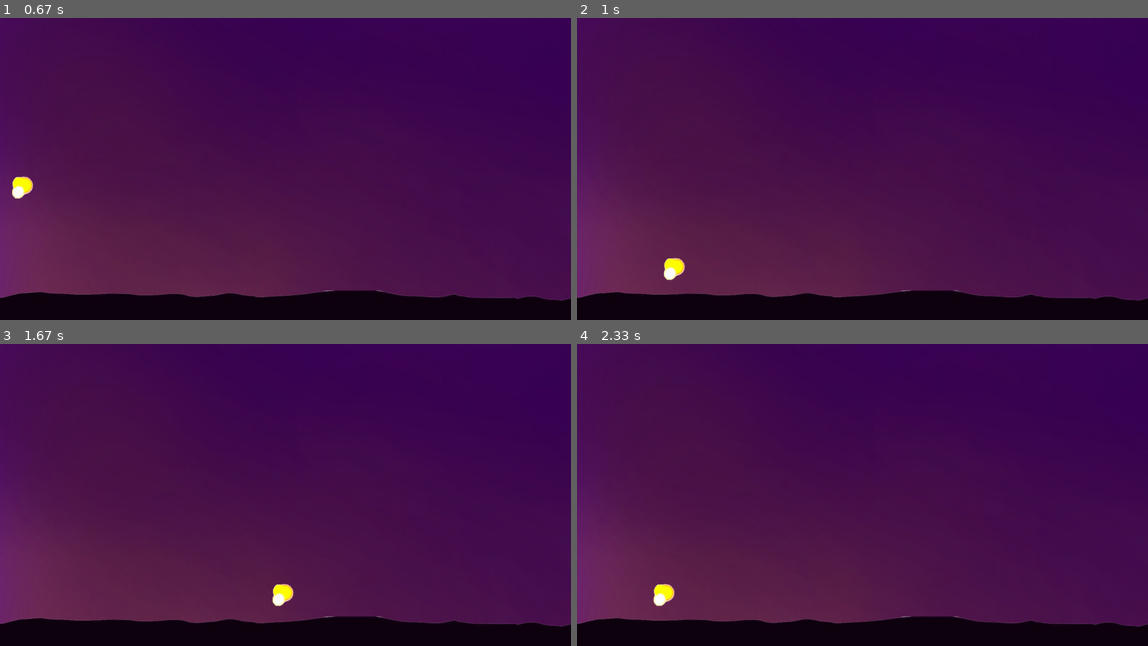
Above: before the commit, frames 1-4 (two rows, left to right).
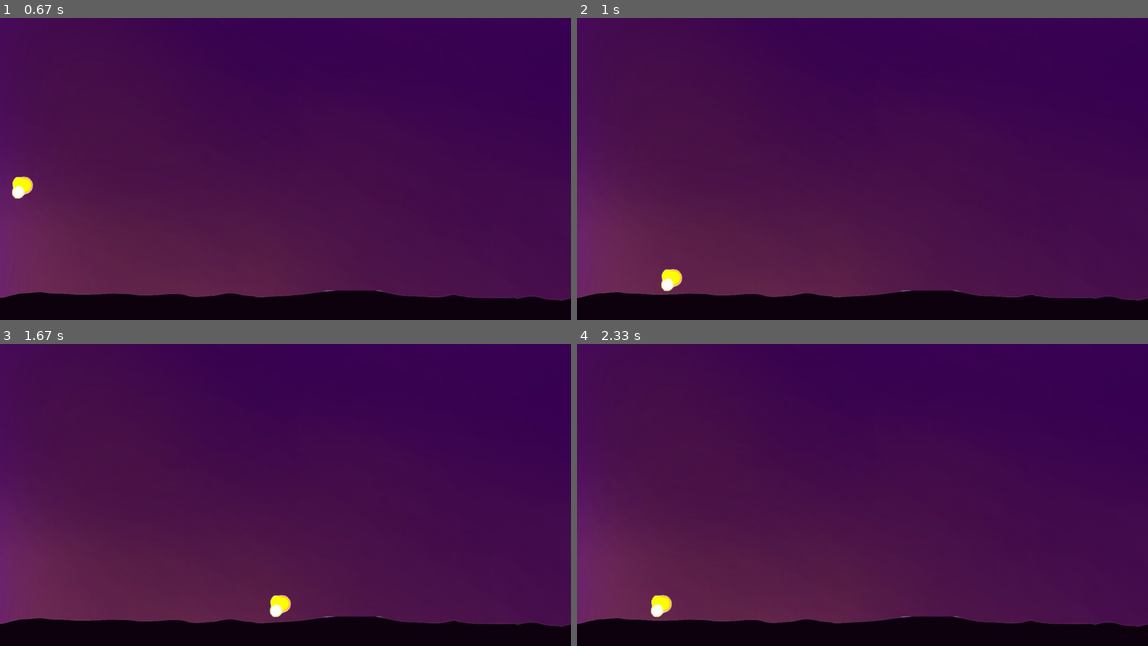
Above: after the commit, the same moments.

Repository: gurevnind/MorningRayNew
Game: pygame game, started from pygame_template.py
Two runs of this game, one before a commit and one after it. Both use one fixed random seed, a clock stepped at 60 frames per second and the inputs below.
Inputs:
- Up to frame 1 (0.67 s): tap Space at 0.33 s
- Up to frame 2 (1 s): hold D from 0.67 s (still down)
- Up to frame 3 (1.67 s): release D at 1.13 s; hold D 1.17-1.63 s
- Up to frame 4 (2.33 s): hold A 1.67-2.2 s; hold A from 2.23 s (still down)

Frame 1 is identical in both runs. In frame 2, 0.3% of the frame differs, in the area x 14-19%, y 79-91%; in frame 3, 0.3%, in the area x 47-52%, y 79-91%; in frame 4, 0.3%.

Commit message:
Initial Commit

Diff:
--- a/map.py
+++ /dev/null
@@ -1,24 +0,0 @@
-wd = 1550
-hg = 20
-
-level = [
-       "                         ",
-       "                         ",
-       "                         ",
-       "                         ",
-       "                         ",
-       "                         ",
-       "                         ",
-       "                         ",
-       "                         ",
-       "                         ",
-       "                         ",
-       "                         ",
-       "                         ",
-       "                         ",
-       "                         ",
-       "                         ",
-       "                         ",
-       "                         ",
-       "                         ",
-       "            -            "]
--- a/pygame_template.py
+++ b/pygame_template.py
@@ -55,7 +55,7 @@
 
     elif isJump:
         print(player.rect.y)
-        if player.rect.y <= 650:
+        if player.rect.y <= 680:
             player.rect.y = player.rect.y + player.jump
             player.jump = player.jump + 1
             if player.jump == 0:
@@ -64,7 +64,7 @@
         else:
             isJump = False
             player.jump = 0
-            player.rect.y = 650
+            player.rect.y = 680
             klick = 0
 
 
--- a/sprite.py
+++ b/sprite.py
@@ -1,5 +1,5 @@
 import pygame
-import time
+
 
 WIDTH = 1550
 HEIGHT = 820
